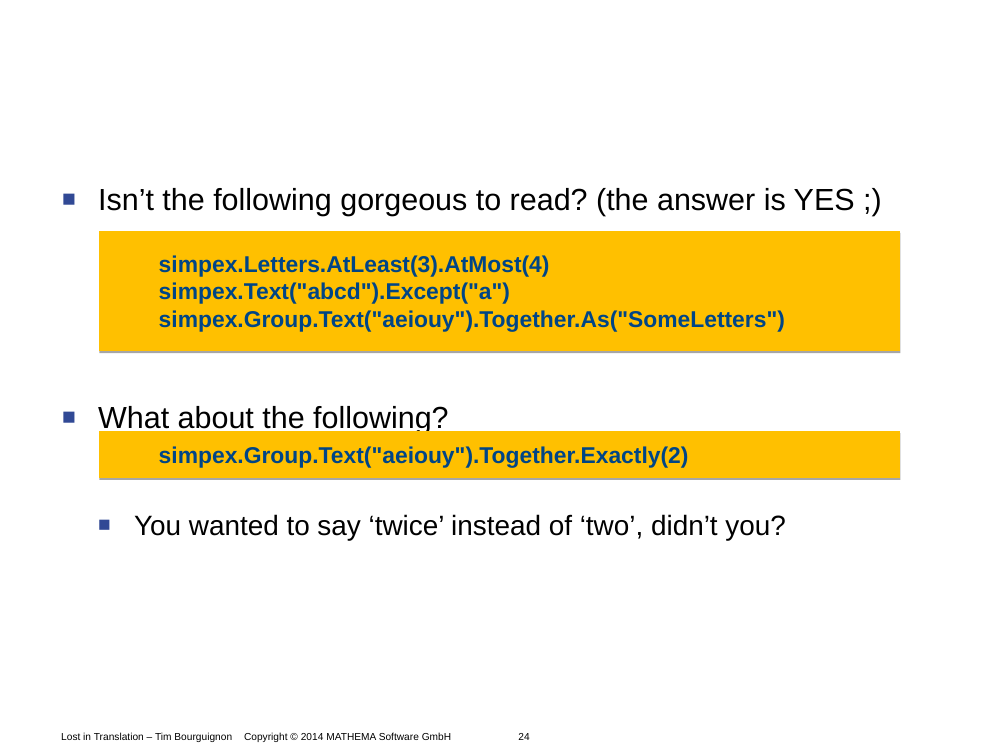
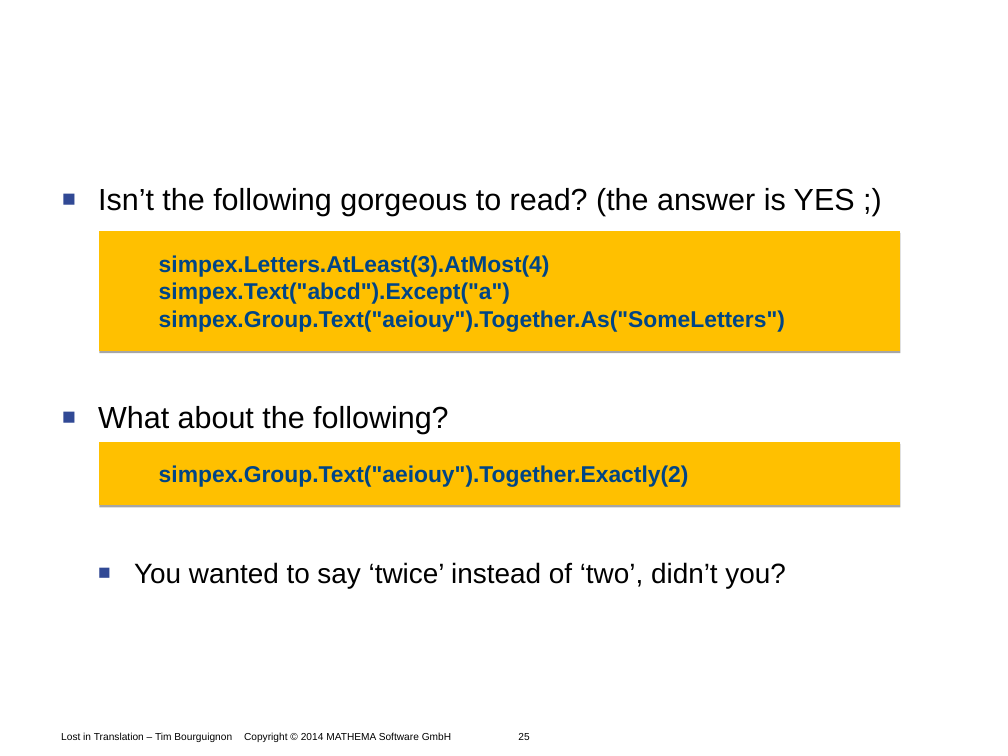
Before and after one commit to Timothep/Talk.LostInTranslation, a slide deck: slide 25 of LostInTranslation.odp (slide 24 before the commit). Drawn at 1008x756 pixels with LibreOffice and Linux fonts; fonts in the diff are those of the drawing; background and template pictures are left out. Boxes give left, top, right and bottom in pixels: in the first picture for what was removed or moved away, otherwise in the second. Text is boxed around its words. In the diff, an @@ line names an element or a change of style, - is before the commit and + after.

```diff
--- a/LostInTranslation.odp
+++ b/LostInTranslation.odp
@@ text "Isn’t the following gorgeous to ..." rewrapped from (98,188,855,540) to (98,188,855,588) @@
@@ freeform shape "simpex.Group.Text("aeiouy").Together.Exactly(2)": place and size @@
-freeform shape "simpex.Group.Text("aeiouy").Together.Exactly(2)" at (100,431,901,477)
+freeform shape "simpex.Group.Text("aeiouy").Together.Exactly(2)" at (100,442,901,505)
@@ text at (61,732,529,742): text changed @@
-Lost in Translation – Tim Bourguignon Copyright © 2014 MATHEMA Software GmbH 24
+Lost in Translation – Tim Bourguignon Copyright © 2014 MATHEMA Software GmbH 25
```
Also in this commit, not shown: 25 other slides changed, 5 slides added, 4 slides removed.
